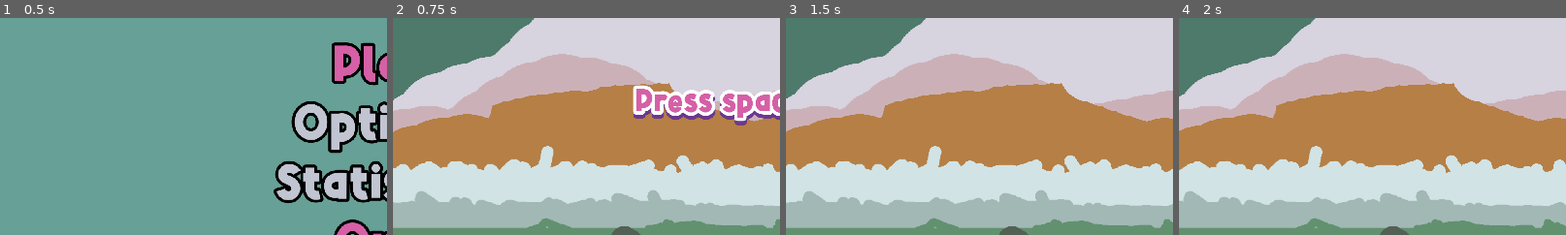
Above: before the commit, frames 1-4 (left to right).
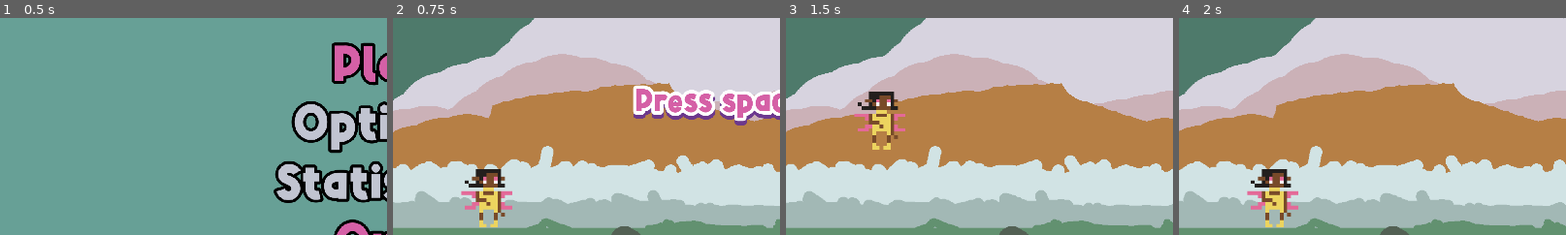
Above: after the commit, the same moments.

Repository: Teakitter/FlightlessFaeries
Game: Godot game, scene res://scenes/menu.tscn
The game is run twice, just before and just after one commit, with the same random seed, the same clock (stepped at 60 frames per second) and the same inputs.
Inputs:
- Up to frame 1 (0.5 s): no input
- Up to frame 2 (0.75 s): click "Play" at 0.5 s
- Up to frame 3 (1.5 s): tap Space at 1.25 s
- Up to frame 4 (2 s): tap W (jump) at 1.52 s
The pictures show only the part of the screen within x 0-50%, y 31-81%; the shares and areas given below are measured in that part.

Frame 1 is identical in both runs. In frame 2, 1.8% of the frame differs, in the area x 17-31%, y 69-97%; in frame 3, 1.7%; in frame 4, 1.8%.

Commit message:
Update player.tscn

Diff:
--- a/game/scenes/player.tscn
+++ b/game/scenes/player.tscn
@@ -1,6 +1,6 @@
 [gd_scene load_steps=4 format=3 uid="uid://coopmfh1typyy"]
 
-[ext_resource type="Texture2D" path="res://assets/modelsprites/MoiraMongrove.png" id="1_6b0dh"]
+[ext_resource type="Texture2D" uid="uid://bfprye5yl1x1r" path="res://assets/modelsprites/Pixity Foxglove.png" id="1_6b0dh"]
 [ext_resource type="Script" path="res://script/player.gd" id="1_juul2"]
 
 [sub_resource type="RectangleShape2D" id="RectangleShape2D_i6xxk"]
